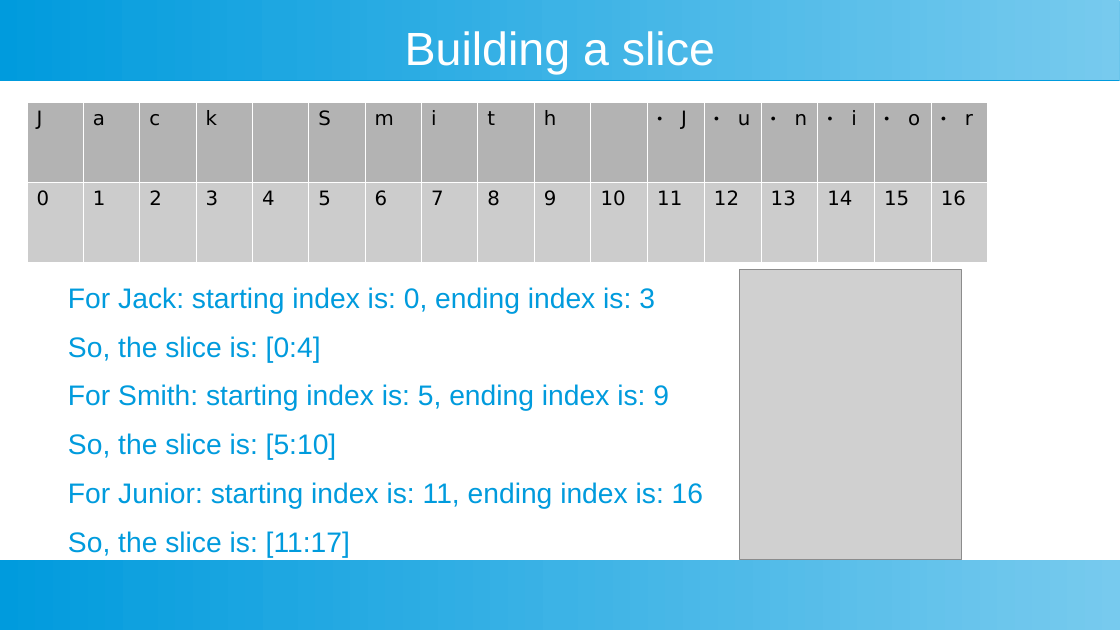
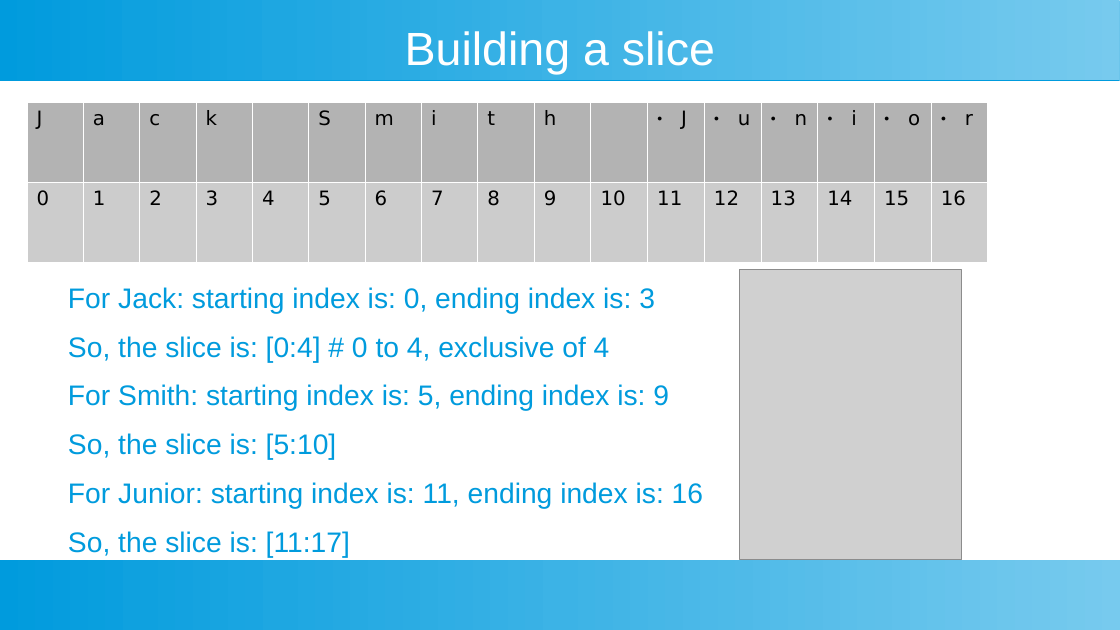
Before and after one commit to ashishjain1547/public_lessons_in_python, a slide deck: slide 9 of Ch 5 - Strings/Strings.odp (slide 8 before the commit). Drawn at 1120x630 pixels with LibreOffice and Linux fonts; fonts in the diff are those of the drawing; grey boxes stand for pictures. Boxes give left, top, right and bottom in pixels: in the first picture for what was removed or moved away, otherwise in the second. Text is boxed around its words. In the diff, an @@ line names an element or a change of style, - is before the commit and + after.

```diff
--- a/Ch 5 - Strings/Strings.odp
+++ b/Ch 5 - Strings/Strings.odp
@@ text at [68,336,610,362]: text changed @@
-So, the slice is: [0:4]
+So, the slice is: [0:4] # 0 to 4, exclusive of 4
```
Also in this commit, not shown: 3 other slides changed, 1 slide added, 48 other files.
